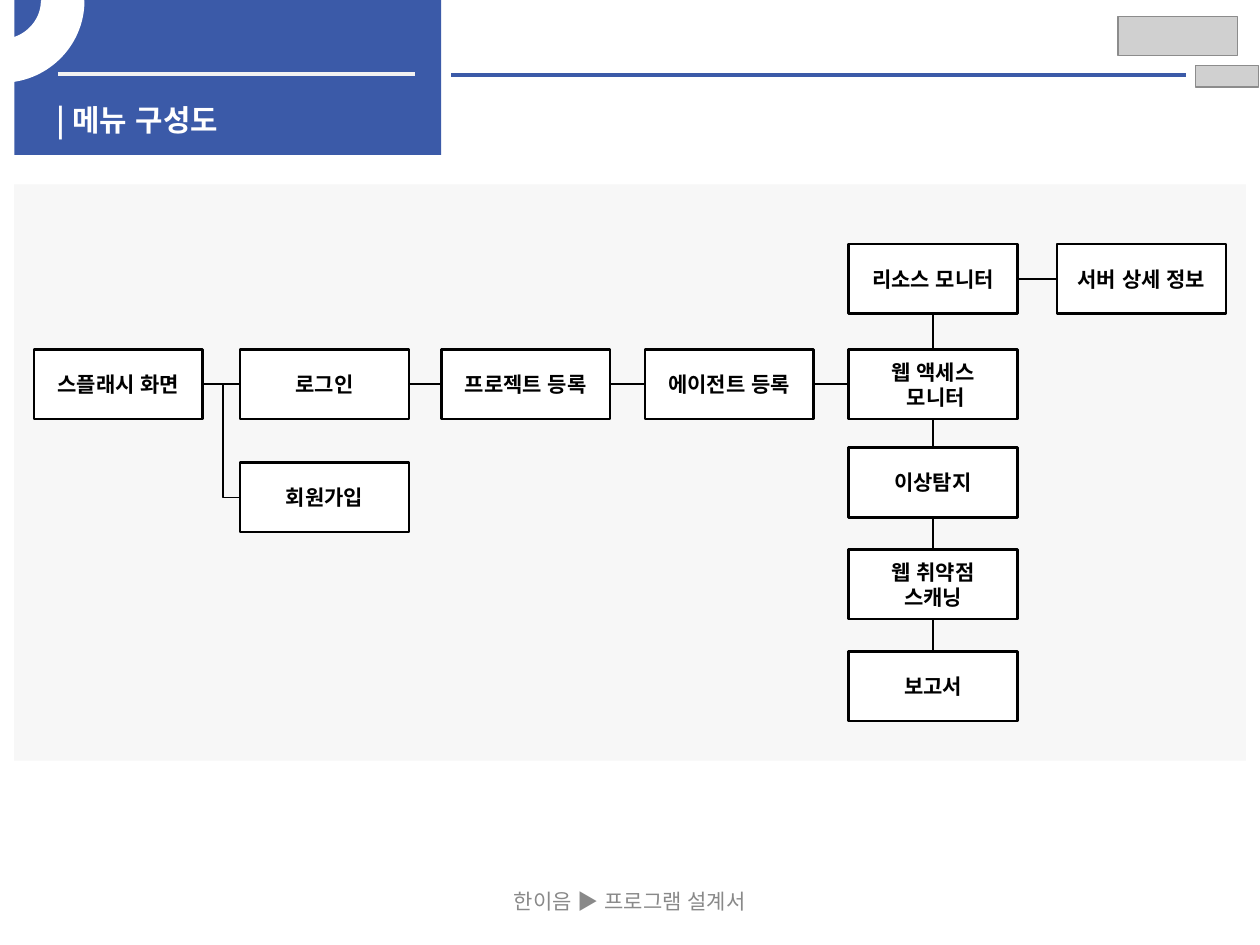
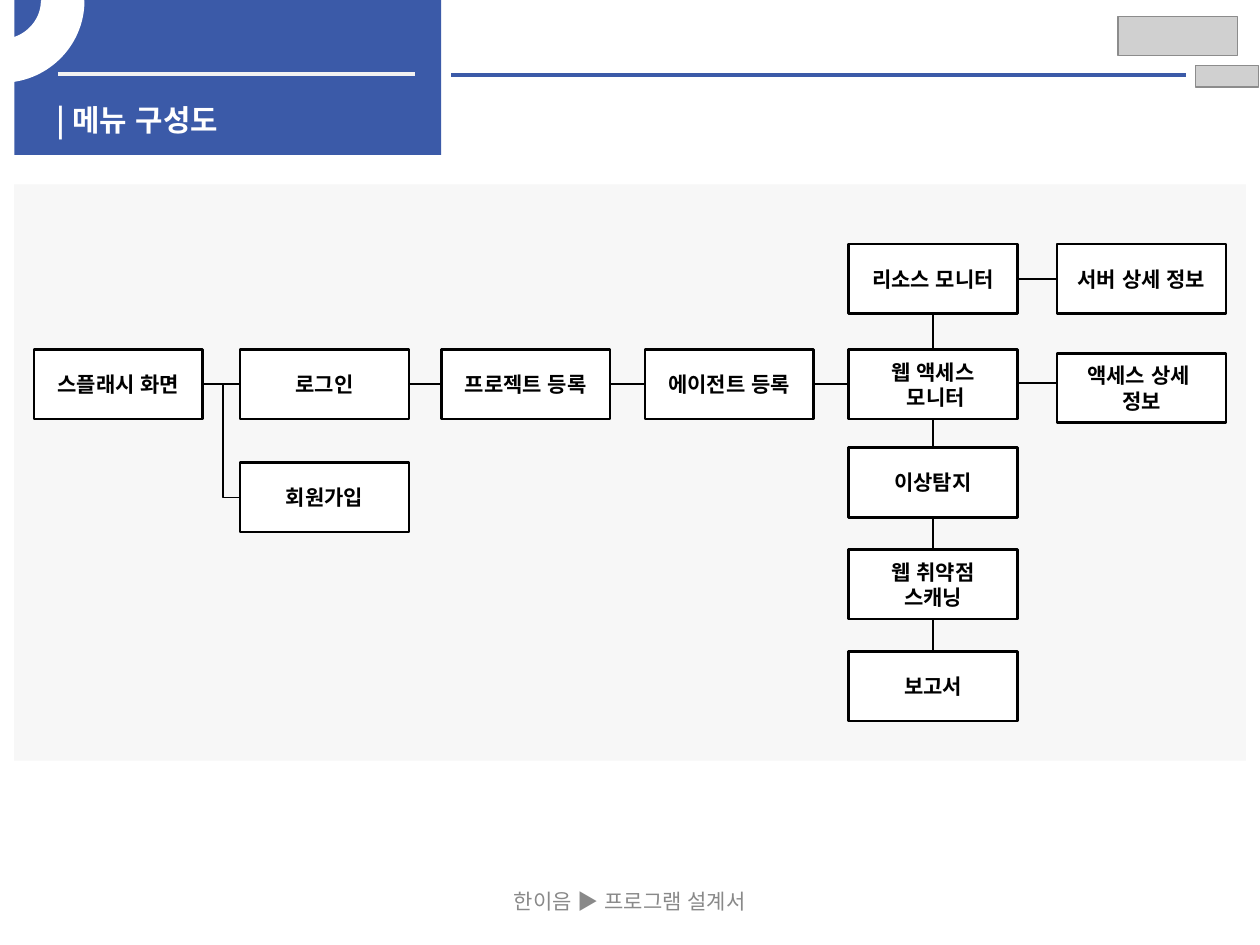
Before and after one commit to HwangYooHyun1/2023_Hanium_prj, a slide deck: slide 10 of 02_문서/03_중간보고서/2023_SW개발_HW제작설계서_일반_초안.pptx (slide 9 before the commit). Drawn at 1260x945 pixels with LibreOffice and Linux fonts; fonts in the diff are those of the drawing; grey boxes stand for pictures. Boxes give left, top, right and bottom in pixels: in the first picture for what was removed or moved away, otherwise in the second. Text is boxed around its words. In the diff, an @@ line names an element or a change of style, - is before the commit and + after.

```diff
--- a/02_문서/03_중간보고서/2023_SW개발_HW제작설계서_일반_초안.pptx
+++ b/02_문서/03_중간보고서/2023_SW개발_HW제작설계서_일반_초안.pptx
@@ rectangle added at [1057, 353, 1226, 423], fill #FFFFFF, outline #000000 1.5 pt, 12 pt, text #000000, bold @@
+액세스 상세
+정보
@@ line added from (1018, 383) to (1057, 383), #000000 1 pt @@
```
Also in this commit, not shown: 19 other slides changed, 2 slides added, 2 other files.
